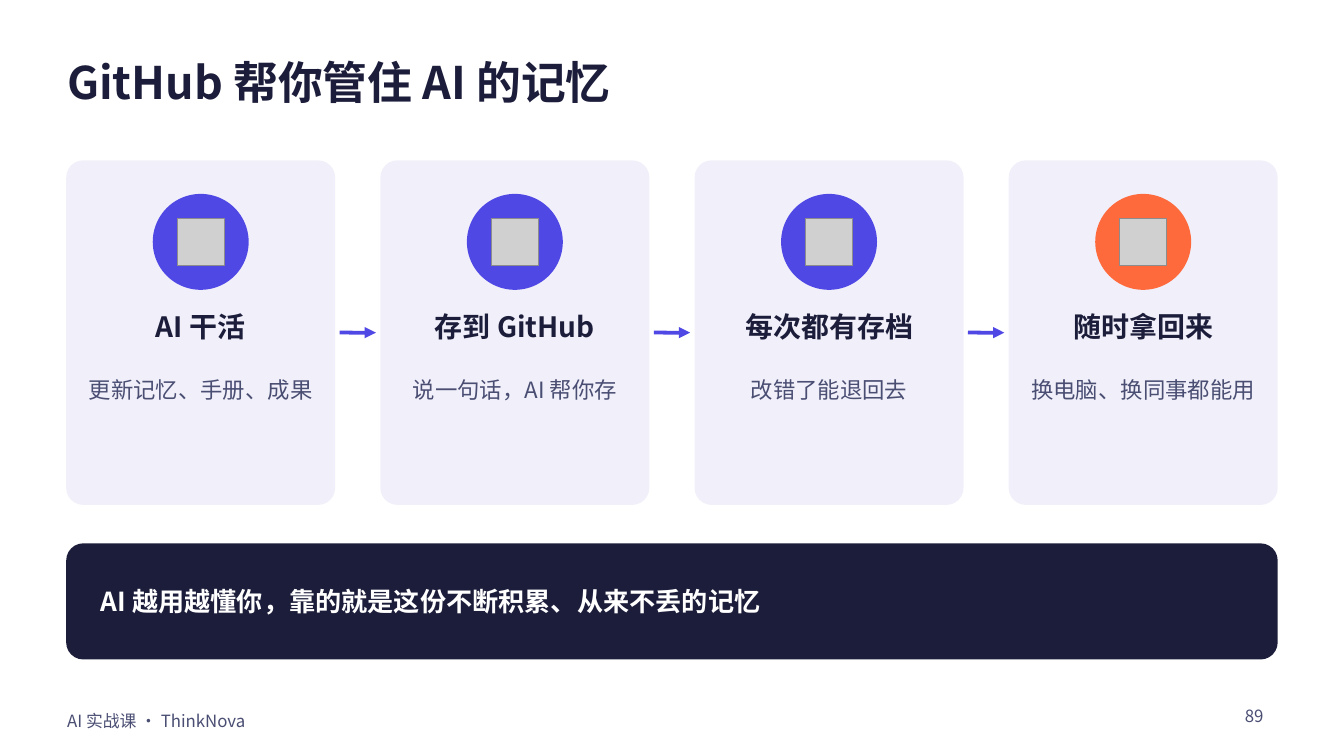
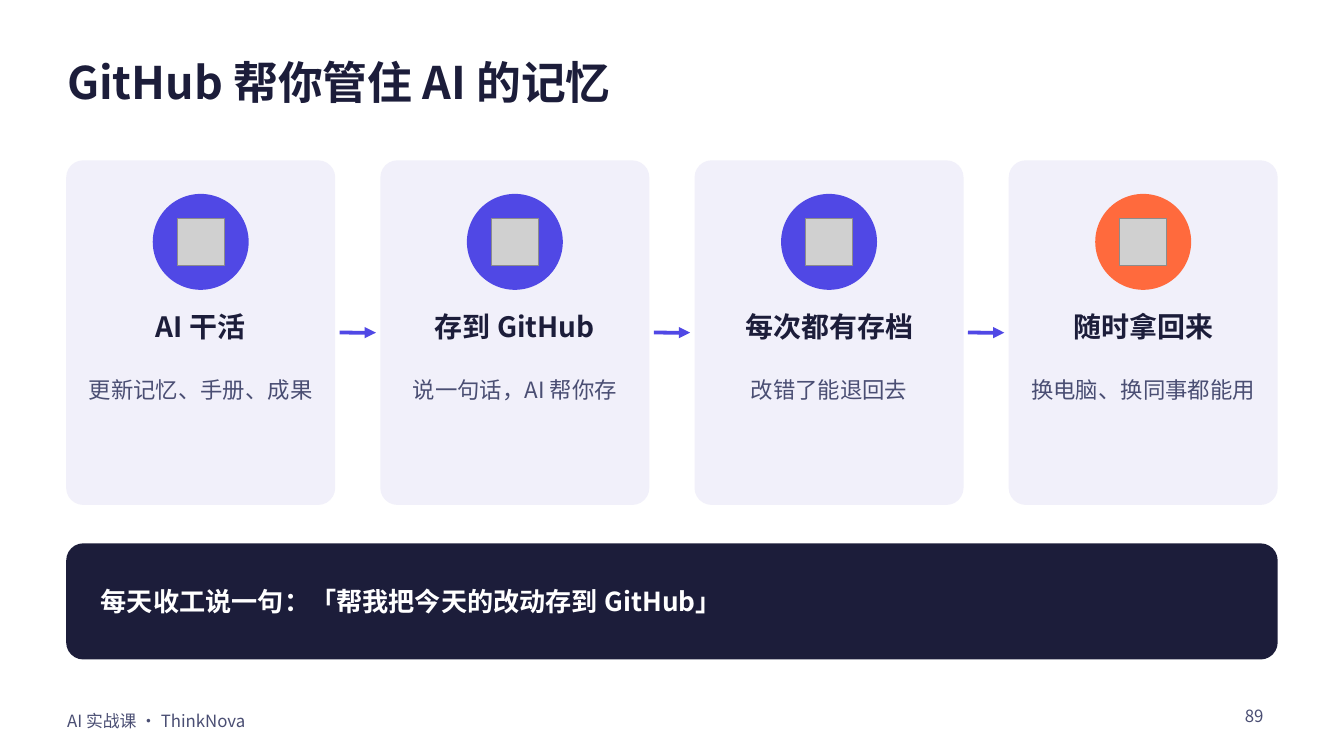
Before and after one commit to freyhuang-11/thinknova-memory, a slide deck: slide 89 of courses/AI课程_2026-10/PPT/AI实战课_完整版.pptx. Drawn at 1344x756 pixels with LibreOffice and Linux fonts; fonts in the diff are those of the drawing; grey boxes stand for pictures. Boxes give left, top, right and bottom in pixels: in the first picture for what was removed or moved away, otherwise in the second. Text is boxed around its words. In the diff, an @@ line names an element or a change of style, - is before the commit and + after.

```diff
--- a/courses/AI课程_2026-10/PPT/AI实战课_完整版.pptx
+++ b/courses/AI课程_2026-10/PPT/AI实战课_完整版.pptx
@@ text at (x1=101, y1=588, x2=722, y2=614): text changed @@
-AI 越用越懂你，靠的就是这份不断积累、从来不丢的记忆
+每天收工说一句：「帮我把今天的改动存到 GitHub」
```
Also in this commit, not shown: 4 other files.
